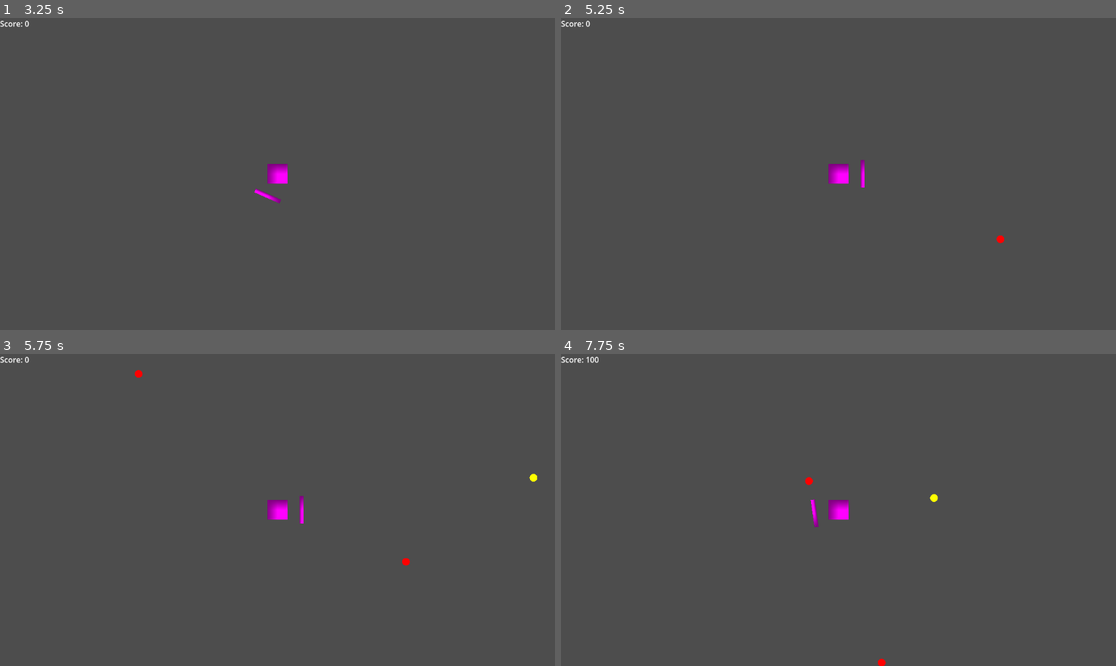
Above: before the commit, frames 1-4 (two rows, left to right).
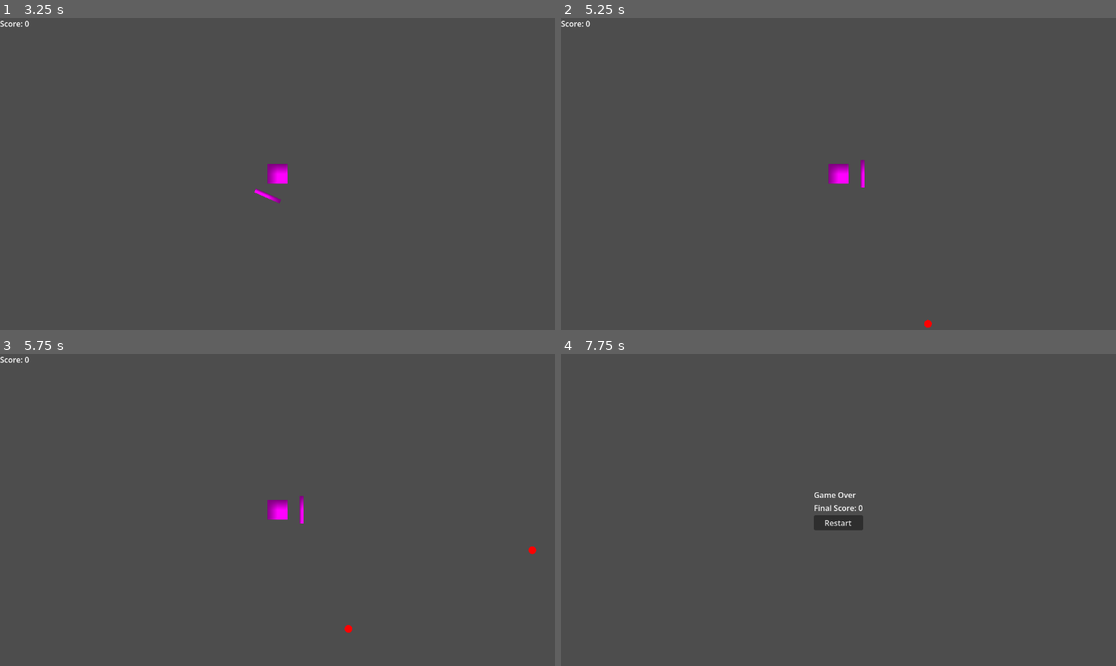
Above: after the commit, the same moments.

Repository: Turbulentt/blocking-game
Game: Godot game, scene res://scenes/player.tscn
Two runs of this game, one before a commit and one after it. Both use one fixed random seed, a clock stepped at 60 frames per second and the inputs below.
Inputs (mouse positions are in pixels of both pictures, inside the frame that each line leads up to):
- Up to frame 1 (3.25 s): tap Enter at 0.5, 2 s; move the mouse to (399, 158) at 0.52 s; tap Space at 1.25, 2.75 s; move the mouse to (166, 189) at 1.27 s; move the mouse to (333, 105) at 2.02 s; move the mouse to (249, 236) at 2.77 s
- Up to frame 2 (5.25 s): tap Enter at 3.5 s; move the mouse to (1005, 220) at 3.52 s; move the mouse to (672, 127) at 4.27 s; move the mouse to (866, 174) at 5.02 s
- Up to frame 3 (5.75 s): no input
- Up to frame 4 (7.75 s): move the mouse to (755, 432) at 5.77 s; move the mouse to (960, 494) at 6.52 s; move the mouse to (727, 525) at 7.27 s

Frame 1 is identical in both runs. In frame 2, less than 0.1% of the frame differs, in the area x 65-80%, y 69-100%; in frame 3, 0.1%; in frame 4, 0.9%, in the area x 0-68%, y 0-100%.

Commit message:
Refactored wave generation + comments & improved ability to add future enemy types
- Extracted enemy into base case + extended cases for each type / future type
- Refactored wave generation into its own script
- Added many comments to help further wave generation

Diff:
--- a/scenes/enemy.tscn
+++ b/scenes/enemy.tscn
@@ -1,6 +1,6 @@
 [gd_scene format=3 uid="uid://bcequxjkiplrg"]
 
-[ext_resource type="Script" uid="uid://dm2hkriqhjved" path="res://scripts/enemy.gd" id="1_7p1mj"]
+[ext_resource type="Script" uid="uid://dm2hkriqhjved" path="res://scripts/Enemy Scripts/enemy.gd" id="1_7p1mj"]
 
 [sub_resource type="CircleShape2D" id="CircleShape2D_7p1mj"]
 radius = 8.0
--- a/scenes/player.tscn
+++ b/scenes/player.tscn
@@ -5,6 +5,7 @@
 [ext_resource type="Script" uid="uid://bca3h8km4lq48" path="res://scripts/enemy_controller.gd" id="3_qhqgy"]
 [ext_resource type="PackedScene" uid="uid://bcequxjkiplrg" path="res://scenes/enemy.tscn" id="4_dqkch"]
 [ext_resource type="Script" uid="uid://bwhg872tig3tw" path="res://scripts/points_counter.gd" id="5_qlg0r"]
+[ext_resource type="Script" uid="uid://yjlan0cbdqgl" path="res://scripts/wave_generation.gd" id="5_tuyoq"]
 
 [sub_resource type="PlaceholderTexture2D" id="PlaceholderTexture2D_g2els"]
 
@@ -40,6 +41,9 @@
 enemy_scene = ExtResource("4_dqkch")
 player = NodePath("..")
 
+[node name="WaveGenerationNode" type="Node2D" parent="EnemyController" unique_id=1300486029]
+script = ExtResource("5_tuyoq")
+
 [node name="CollisionShape2D" type="CollisionShape2D" parent="." unique_id=1805818382]
 shape = SubResource("RectangleShape2D_qlg0r")
 
--- a/scripts/enemy.gd
+++ b/scripts/Enemy Scripts/enemy.gd
@@ -1,54 +1,47 @@
 extends Area2D
 
+# Base stats — each enemy type overrides these in their own script
 @export var speed: float = 150
 @export var damage: int = 1
+@export var enemy_radius: float = 8
+@export var enemy_color: Color = Color.WHITE
 
-var enemy_radius: float = 8
-
-@onready var collision_shape = $CollisionShape2D
+var collision_shape
 
 var target: Node2D = null
 var direction: Vector2 = Vector2.ZERO
-
-var type: String = ''
 var should_be_blocked: bool = true
 
 signal died(points)
 signal player_lost()
 
-# Called when the node enters the scene tree for the first time.
 func _ready() -> void:
+	collision_shape = get_node("CollisionShape2D")  # fetch manually
 	collision_shape.shape = collision_shape.shape.duplicate()
 	collision_shape.shape.radius = enemy_radius
-
-	if target: direction = (target.global_position - global_position).normalized()
+	if target:
+		direction = (target.global_position - global_position).normalized()
 
 	area_entered.connect(_on_area_entered)
 
-func _draw():
-	if type == 'enemy':
-		draw_circle(Vector2.ZERO, enemy_radius, Color.RED)
-	elif type == 'star':
-		draw_circle(Vector2.ZERO, enemy_radius, Color.YELLOW)
-	else:
-		print('Type does not match')
+func _draw() -> void:
+	draw_circle(Vector2.ZERO, enemy_radius, enemy_color)
 
-# Called every frame. 'delta' is the elapsed time since the previous frame.
 func _process(delta: float) -> void:
 	global_position += direction * speed * delta
 
 	if global_position.length() > 2000:
 		queue_free()
 
-func _on_area_entered(body):
+func _on_area_entered(body) -> void:
 	if body.name == "Player" && should_be_blocked:
 		emit_signal("player_lost")
 		queue_free()
-	if body.name == "Player" && not should_be_blocked:
+	elif body.name == "Player" && not should_be_blocked:
 		emit_signal("died", 100)
 		queue_free()
-	if body.name == "Shield" && should_be_blocked:
+	elif body.name == "Shield" && should_be_blocked:
 		emit_signal("died", 100)
 		queue_free()
-	if body.name == "Shield" && not should_be_blocked:
+	elif body.name == "Shield" && not should_be_blocked:
 		queue_free()
--- /dev/null
+++ b/scripts/Enemy Scripts/enemy_type_basic.gd
@@ -0,0 +1,10 @@
+extends "res://scripts/Enemy Scripts/enemy.gd"
+
+# Basic red enemy — must be blocked, damages the player if it gets through
+func _ready() -> void:
+	speed = 150
+	damage = 1
+	enemy_radius = 8
+	enemy_color = Color.RED
+	should_be_blocked = true
+	super._ready()  # Always call the base _ready() after setting your stats!
--- /dev/null
+++ b/scripts/Enemy Scripts/enemy_type_fast.gd
@@ -0,0 +1,10 @@
+extends "res://scripts/Enemy Scripts/enemy.gd"
+
+# Fast small enemy
+func _ready() -> void:
+	speed = 350        # Much faster
+	damage = 2         # Hits harder
+	enemy_radius = 4   # Smaller hitbox
+	enemy_color = Color.ORANGE
+	should_be_blocked = true
+	super._ready()
--- /dev/null
+++ b/scripts/Enemy Scripts/enemy_type_star.gd
@@ -0,0 +1,10 @@
+extends "res://scripts/Enemy Scripts/enemy.gd"
+
+# Yellow star — gives points on contact, cannot be blocked
+func _ready() -> void:
+	speed = 150
+	damage = 0
+	enemy_radius = 8
+	enemy_color = Color.YELLOW
+	should_be_blocked = false
+	super._ready()
--- a/scripts/enemy_controller.gd
+++ b/scripts/enemy_controller.gd
@@ -1,13 +1,18 @@
 extends Node2D
 
 @export var enemy_scene: PackedScene
-@export var max_spawn_interval: float = 1.0
-@export var min_spawn_interval: float = 0.25
+
+@export var max_spawn_interval: float = 1.0 # Maximum seconds between spawns
+@export var min_spawn_interval: float = 0.25 # Minimum seconds between spawns
+
+# Decay rate changes how fast the game will speed up from max to min interval
+@export var decay_rate: float = 0.985 # Value between 0 and 1. 0.99 -> low decay; 0.9 -> fast decay
+
+@export var spawn_distance: float = 1000.0 # How far away from player enemies spawn
+
 @export var current_spawn_interval: float = 1.0
-@export var decay_rate: float = 0.985
-@export var spawn_distance: float = 1000.0
+@export var player: Node2D
 
-@export var player: Node2D
 var spawn_timer: float = 0.0
 var elapsed_time: float = 0.0
 
@@ -15,8 +20,10 @@
 var current_wave_enemies: Array = []  # Queue of enemies to spawn
 var current_enemy_index: int = 0      # Which enemy we're on in the wave
 
+@onready var wave_generator: Node = $WaveGenerationNode
+
 func _ready() -> void:
-	generate_new_wave()  # Start with a wave ready
+	current_wave_enemies = wave_generator.generate_new_wave()  # Start with a wave ready
 
 func _process(delta: float) -> void:
 	spawn_timer += delta
@@ -30,7 +37,8 @@
 func spawnManager():
 	# Check if current wave is complete
 	if current_enemy_index >= current_wave_enemies.size():
-		generate_new_wave()
+		current_wave_enemies =  wave_generator.generate_new_wave()
+		current_enemy_index = 0
 
 	# Spawn the next enemy from the current wave
 	if current_enemy_index < current_wave_enemies.size():
@@ -38,73 +46,6 @@
 		spawn_enemy(enemy_data.type, enemy_data.angle, enemy_data.blocked)
 		current_enemy_index += 1
 
-func generate_new_wave():
-	# List of all available wave generation functions
-	var wave_functions = [
-		generate_wave_random,
-		generate_wave_circle,
-		generate_wave_line,
-		# Add more wave functions here
-	]
-
-	# Pick a random wave
-	var wave_func = wave_functions.pick_random()
-	current_wave_enemies = wave_func.call()
-	current_enemy_index = 0
-
-	print("New wave started: ", wave_func.get_method(), " with ", current_wave_enemies.size(), " enemies")
-
-# ===== WAVE GENERATION FUNCTIONS =====
-# Each function returns an Array of enemy data dictionaries
-
-func generate_wave_random() -> Array:
-	var enemies = []
-	var count = randi_range(5, 15)  # Random number of enemies
-
-	for i in count:
-		var type = 'star' if randf() <= 0.2 else 'enemy'
-		var blocked = (type == 'enemy')
-		var angle = randf() * TAU
-
-		enemies.append({
-			"type": type,
-			"angle": angle,
-			"blocked": blocked
-		})
-
-	return enemies
-
-func generate_wave_circle() -> Array:
-	var enemies = []
-	var count = randi_range(8, 18)  # Enemies in a circle
-
-	var angle_modifier = randi_range(0, 359)
-
-	for i in count:
-		var angle = (TAU / count) * i + angle_modifier # Evenly spaced
-		enemies.append({
-			"type": 'enemy',
-			"angle": angle,
-			"blocked": true
-		})
-
-	return enemies
-
-func generate_wave_line() -> Array:
-	var enemies = []
-	var count = randi_range(4, 10)
-	var base_angle = randf() * TAU  # Random direction
-
-	for i in count:
-		# All from same direction, slight spread
-		var angle = base_angle + (randf() - 0.5) * 0.3
-		enemies.append({
-			"type": 'enemy',
-			"angle": angle,
-			"blocked": true
-		})
-
-	return enemies
 
 # ===== SPAWNING =====
 
@@ -114,22 +55,27 @@
 
 	var enemy = enemy_scene.instantiate()
 
+	# Set script first — stats will be applied when _ready() fires on add_child
+	match type:
+		"enemy":
+			enemy.set_script(preload("res://scripts/Enemy Scripts/enemy_type_basic.gd"))
+		"star":
+			enemy.set_script(preload("res://scripts/Enemy Scripts/enemy_type_star.gd"))
+		"fast":
+			enemy.set_script(preload("res://scripts/Enemy Scripts/enemy_type_fast.gd"))
+
+	enemy.global_position = Vector2(cos(angle), sin(angle)) * spawn_distance
+	enemy.target = player
+
+	# Add to tree first; triggers _ready
+	get_tree().current_scene.add_child(enemy)
+
 	enemy.died.connect(_on_enemy_died)
 	enemy.player_lost.connect(_on_player_lost, CONNECT_DEFERRED)
 
-	var spawn_offset = Vector2(cos(angle), sin(angle)) * spawn_distance
-	var spawn_pos = spawn_offset
-
-	enemy.global_position = spawn_pos
-	enemy.target = player
-	enemy.type = type
-	enemy.should_be_blocked = should_be_blocked
-
+	# now apply multiplier
 	var difficulty = inverse_lerp(max_spawn_interval, min_spawn_interval, current_spawn_interval)
-	var speed_multiplier = lerp(1.0, 4.0, difficulty)
-	enemy.speed = enemy.speed * speed_multiplier
-
-	get_tree().current_scene.add_child(enemy)
+	enemy.speed = enemy.speed * lerp(1.0, 4.0, difficulty)
 
 func _on_enemy_died(points):
 	get_node("../CanvasLayer").add_points(points)
--- /dev/null
+++ b/scripts/wave_generation.gd
@@ -0,0 +1,110 @@
+extends Node2D
+
+# ===== WAVE GENERATION FUNCTIONS =====
+# A "wave" is a group of enemies that get spawned together.
+# Each wave function below creates a different pattern of enemies.
+#
+# Every wave function returns an Array (a list) of enemies.
+# Each enemy in the list is a dictionary with 3 pieces of info:
+#   "type"    - what kind of enemy: 'enemy' or 'star'
+#   "angle"   - what direction they come from (in radians, 0 to TAU)
+#   "blocked" - whether the enemy can be blocked by the player (true/false)
+#
+# TAU is a built-in Godot constant equal to 2*PI (~6.28).
+# Think of it like a full circle: 0 = right, TAU/4 = down, TAU/2 = left, etc.
+
+
+# This function picks a random wave type and runs it.
+# You don't need to change this — just add your new wave function
+# to the wave_functions list below and it will get picked automatically!
+func generate_new_wave() -> Array:
+	# ADD YOUR NEW WAVE FUNCTION TO THIS LIST to include it in the game!
+	var wave_functions = [
+		generate_wave_random,
+		generate_wave_circle,
+		generate_wave_line,
+	]
+
+	# Pick one of the wave functions above at random
+	var wave_func = wave_functions.pick_random()
+
+	# Call the chosen function to get the list of enemies
+	var enemies = wave_func.call()
+
+	print("New wave started: ", wave_func.get_method(), " with ", enemies.size(), " enemies")
+	return enemies
+
+
+# ===== WAVE TYPES =====
+# Want to make your own wave? Copy one of these functions, give it a new name,
+# and change the angles, counts, or types to create a new pattern!
+# Then add it to the wave_functions list in generate_new_wave() above.
+
+
+# RANDOM WAVE
+# Enemies come from completely random directions.
+# A small chance (20%) that an enemy is a 'star' instead.
+func generate_wave_random() -> Array:
+	var enemies = []
+
+	# Pick a random number of enemies between 5 and 15
+	var count = randi_range(5, 15)
+
+	for i in count:
+		# 20% chance of being a star, otherwise it's a regular enemy
+		var type = 'star' if randf() <= 0.2 else 'enemy'
+
+		enemies.append({
+			"type": type,
+			"angle": randf() * TAU,  # Random direction (anywhere around the circle)
+			"blocked": (type == 'enemy')  # Stars can't be blocked, enemies can
+		})
+
+	return enemies
+
+
+# CIRCLE WAVE
+# Enemies are spread evenly all the way around the player, like a ring closing in.
+func generate_wave_circle() -> Array:
+	var enemies = []
+
+	# Pick a random number of enemies between 8 and 18
+	var count = randi_range(8, 18)
+
+	# Rotate the whole circle by a random amount so it's not always the same orientation
+	var angle_modifier = randi_range(0, 359)
+
+	for i in count:
+		# Divide the full circle equally between all enemies
+		# e.g. 8 enemies = one every 45 degrees
+		enemies.append({
+			"type": 'enemy',
+			"angle": (TAU / count) * i + angle_modifier,
+			"blocked": true
+		})
+
+	return enemies
+
+
+# LINE WAVE
+# All enemies come from roughly the same direction, like a swarm charging from one side.
+func generate_wave_line() -> Array:
+	var enemies = []
+
+	# Pick a random number of enemies between 4 and 10
+	var count = randi_range(4, 10)
+
+	# Pick a random base direction for the whole group
+	var base_angle = randf() * TAU
+
+	for i in count:
+		# Each enemy is aimed very close to the base direction, with a tiny random spread
+		# The "(randf() - 0.5) * 0.3" part nudges each enemy slightly left or right
+		# so they don't all overlap perfectly
+		enemies.append({
+			"type": 'enemy',
+			"angle": base_angle + (randf() - 0.5) * 0.3,
+			"blocked": true
+		})
+
+	return enemies
Renamed: scripts/enemy.gd.uid -> scripts/Enemy Scripts/enemy.gd.uid
Not shown, added: scripts/Enemy Scripts/enemy_type_basic.gd.uid
Not shown, added: scripts/Enemy Scripts/enemy_type_fast.gd.uid
Not shown, added: scripts/Enemy Scripts/enemy_type_star.gd.uid
Not shown, added: scripts/wave_generation.gd.uid
